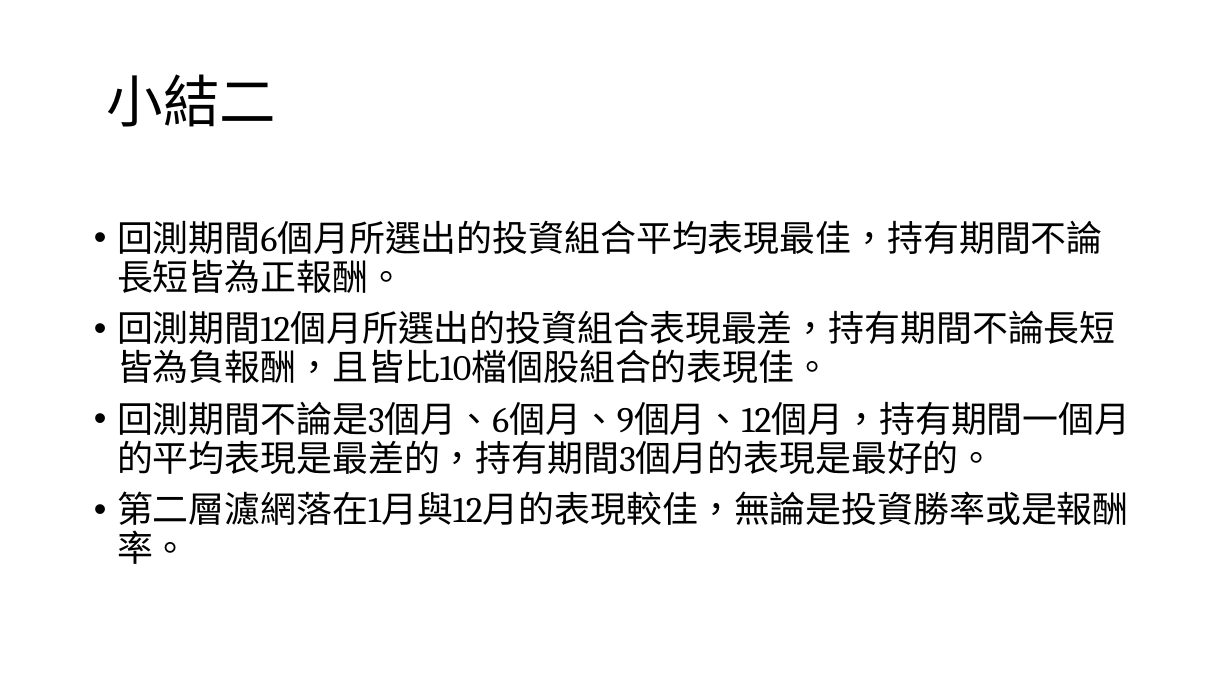
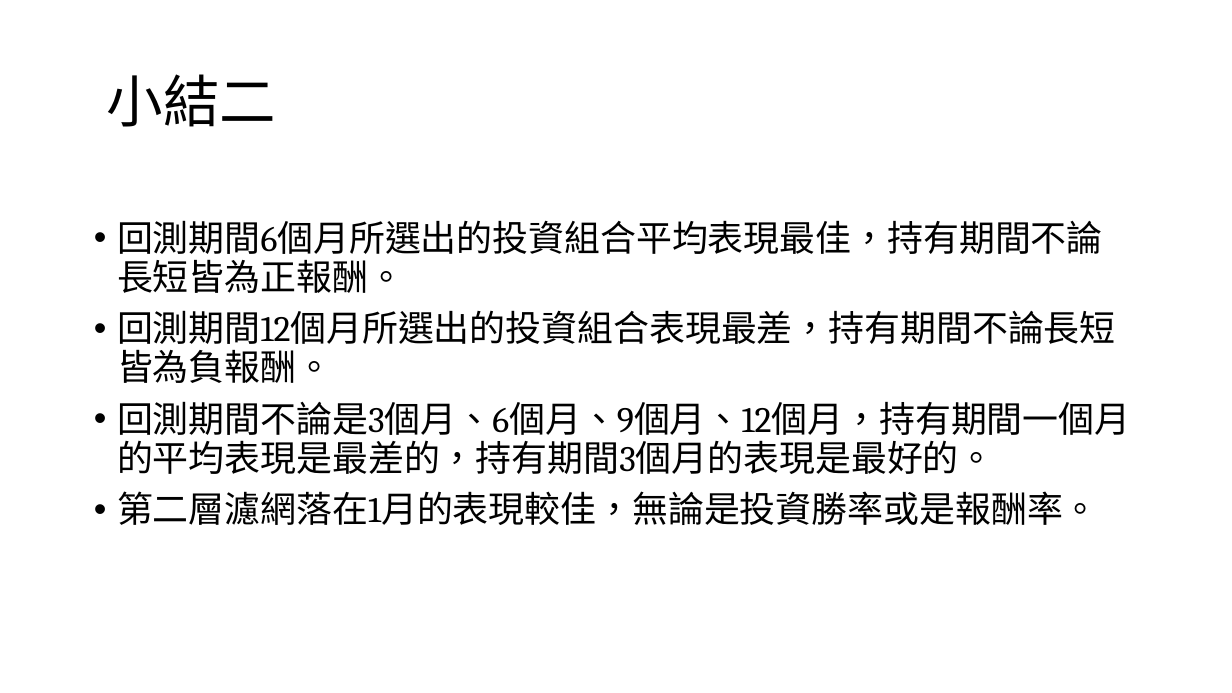
Before and after one commit to Garlylin/data, a slide deck: slide 15 of 強勢股vs.pptx. Drawn at 1232x693 pixels with LibreOffice and Linux fonts; fonts in the diff are those of the drawing. Boxes give left, top, right and bottom in pixels: in the first picture for what was removed or moved away, otherwise in the second. Text is boxed around its words. In the diff, an @@ line names an element or a change of style, - is before the commit and + after.

```diff
--- a/強勢股vs.pptx
+++ b/強勢股vs.pptx
@@ text at [117,310,1116,383]: text changed @@
-• 回測期間12個月所選出的投資組合表現最差，持有期間不論長短皆為負報酬，且皆比10檔個股組合的表現佳。
+• 回測期間12個月所選出的投資組合表現最差，持有期間不論長短皆為負報酬。
@@ text at [117,491,1099,525]: text changed @@
-• 第二層濾網落在1月與12月的表現較佳，無論是投資勝率或是報酬率。
+• 第二層濾網落在1月的表現較佳，無論是投資勝率或是報酬率。
```
Also in this commit, not shown: 4 other slides changed, 16 slides added, 1 other file.
